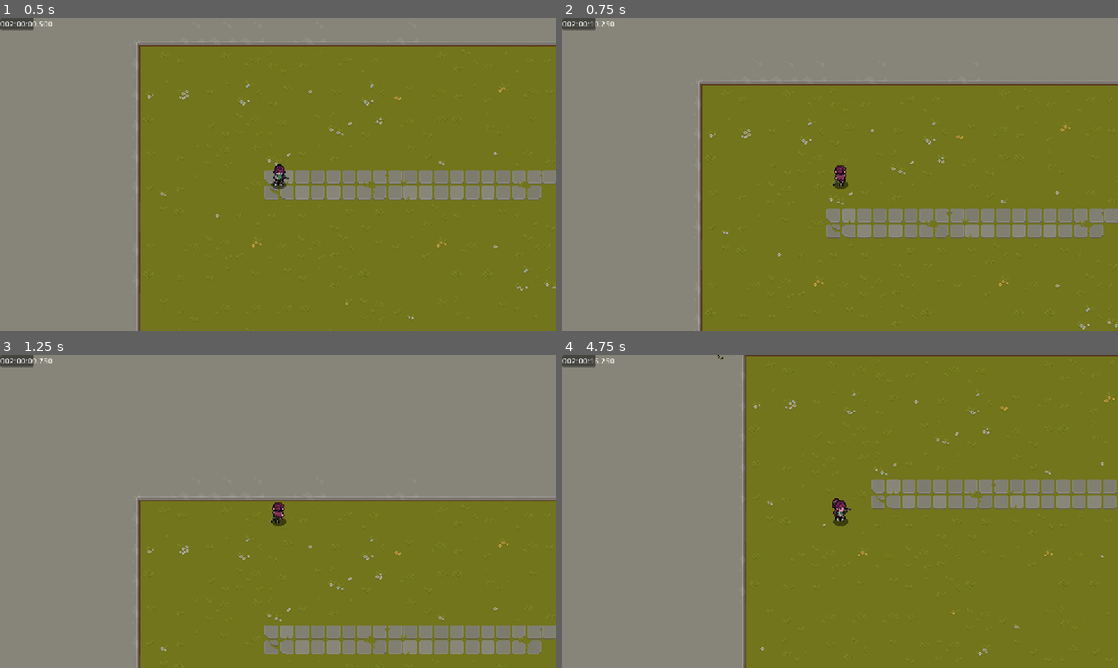
Above: before the commit, frames 1-4 (two rows, left to right).
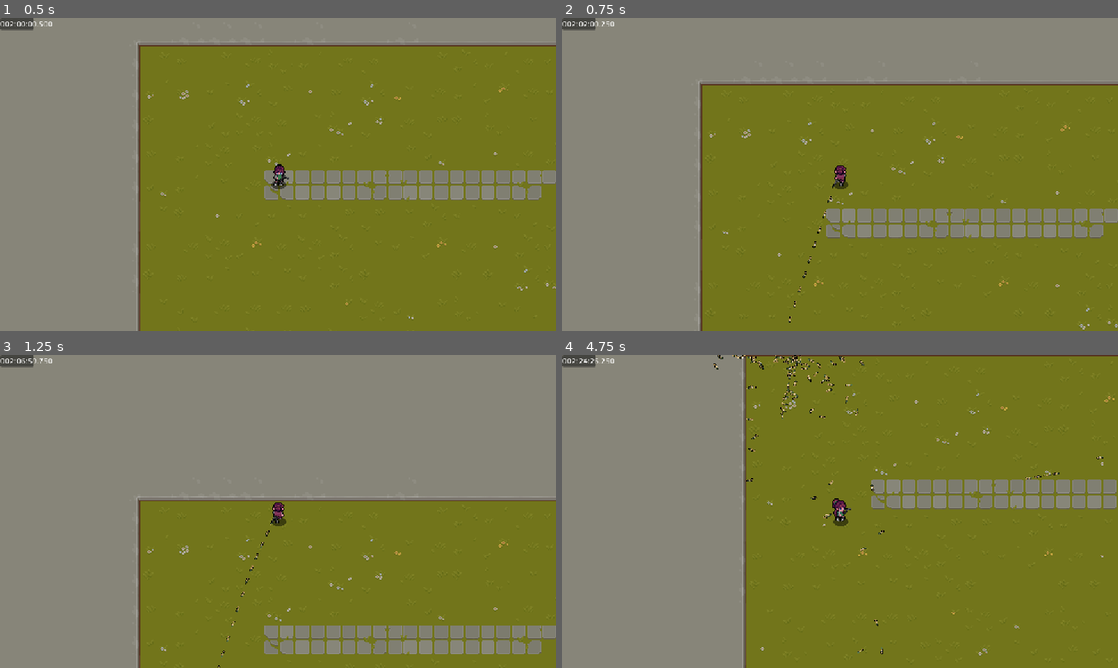
Above: after the commit, the same moments.

Repository: linus-privat/gamejam
Game: Godot game, scene res://scenes/level/level1.tscn
Same seed, same stepped clock (60 frames per second), same inputs: the game is played once before the commit and once after it. This scene is started directly instead of the project's main scene. The engine's default icon, where the game draws it, is replaced by a stand-in: a white triangle on a blue panel in a dark square.
Inputs (mouse positions are in pixels of both pictures, inside the frame that each line leads up to):
- Up to frame 1 (0.5 s): no input
- Up to frame 2 (0.75 s): move the mouse to (812, 237) at 0.52 s; press the mouse at (812, 237) at 0.53 s; hold W (walk up) from 0.53 s (still down)
- Up to frame 3 (1.25 s): keep holding W (walk up)
- Up to frame 4 (4.75 s): move the mouse to (1006, 558) at 1.27 s; release the mouse at (1006, 558) at 1.28 s; click (1006, 558) at 1.35 s; tap Enter at 2 s; move the mouse to (673, 464) at 2.02 s; release W (walk up) at 2.03 s; press the mouse at (673, 464) at 2.03 s; hold A (walk left) 2.03-3.53 s; move the mouse to (867, 511) at 2.77 s; release the mouse at (867, 511) at 2.78 s; click (867, 511) at 2.85 s; move the mouse to (756, 433) at 3.52 s; press the mouse at (756, 433) at 3.53 s; hold S (walk down) 3.53-4.28 s; move the mouse to (962, 495) at 4.27 s; release the mouse at (962, 495) at 4.28 s; hold D (walk right) from 4.28 s (still down); click (962, 495) at 4.35 s

Frame 1 is identical in both runs. In frame 2, less than 0.1% of the frame differs, in the area x 3-50%, y 1-98%; in frame 3, less than 0.1%; in frame 4, 0.6%, in the area x 3-98%, y 0-96%.

Commit message:
wtf

Diff:
--- a/gamejamgame/scenes/player/player.gd
+++ b/gamejamgame/scenes/player/player.gd
@@ -19,7 +19,7 @@
 var mouse_pos = Vector2.ZERO
 var shoot_dir = Vector2.ZERO
 var shoot_timeout = false
-var firerate = 2
+var firerate = 0.01
 
 
 func _physics_process(delta):
